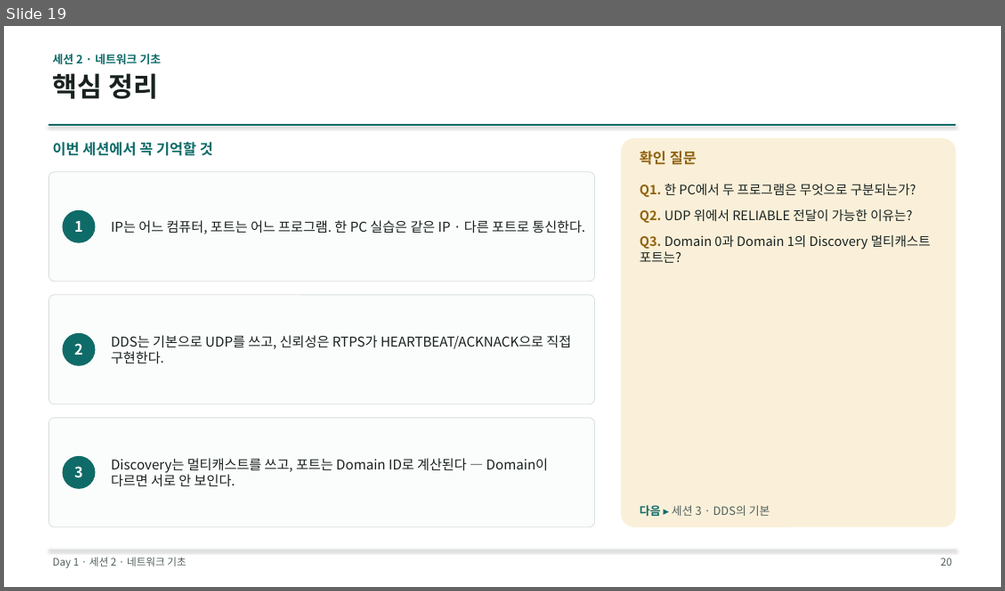
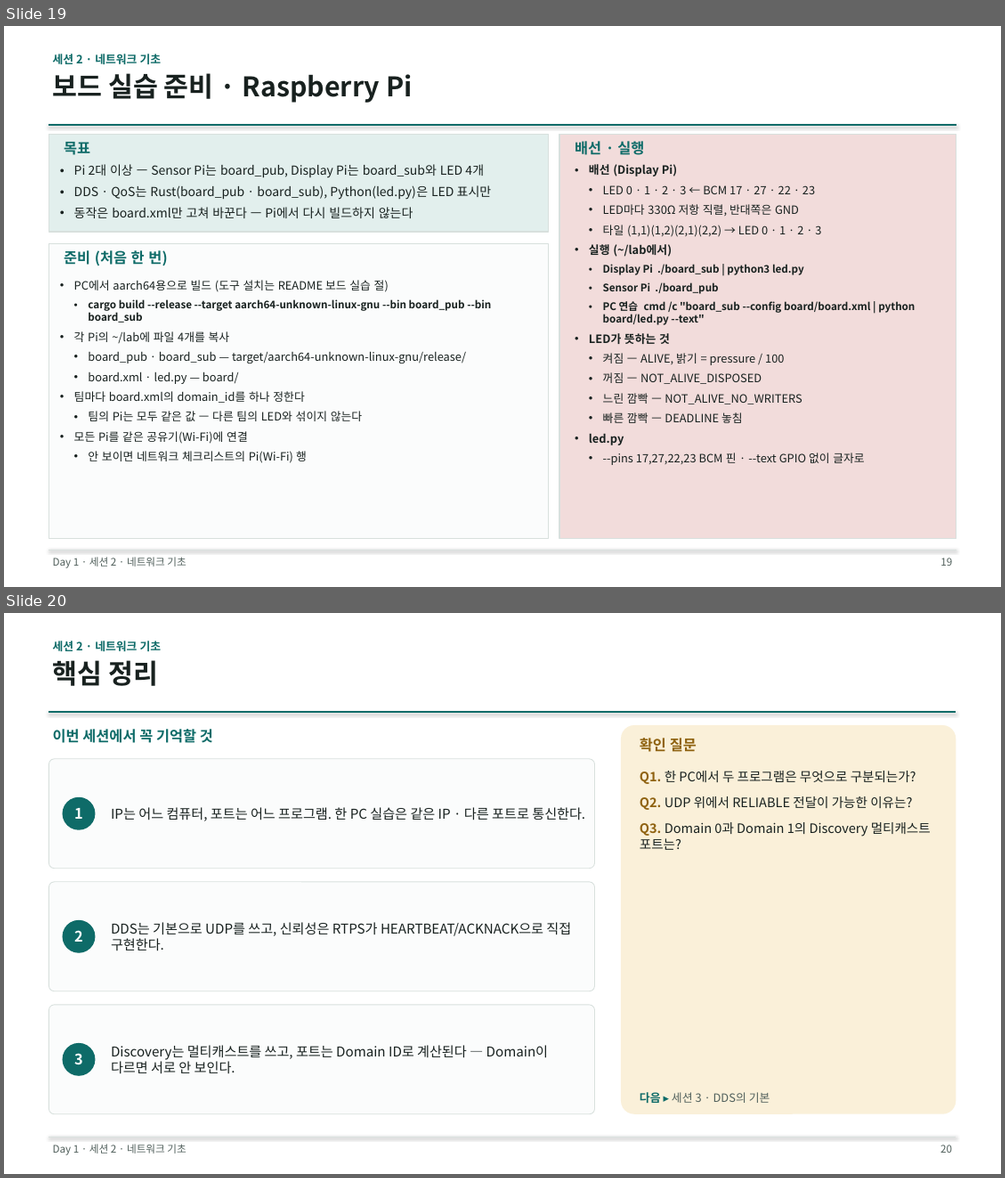
Before and after one commit to IntellectusCorp/int2DDS-lecture, a slide deck: int2dds-lecture-for-beginner.pptx. Shown one above the other, each under a label of ours: slide 19 before the commit, slides 19 and 20 after it. The pictures are 1005x591 and 1005x1178 pixels, drawn with LibreOffice and Linux fonts; fonts in the diff are those of the drawing. Boxes give left, top, right and bottom in pixels: in the first picture for what was removed or moved away, otherwise in the second. Text is boxed around its words. In the diff, an @@ line names an element or a change of style, - is before the commit and + after.

Commit message:
FEAT: Add Raspberry Pi board labs and remove C lab sources
- Add board_pub / board_sub, board.xml and led.py (LED display of instance state)
- Fetch int2DDS from the GitHub develop branch instead of a local path
- Remove the old C labs (dds-lecture-src)
- Update README and slides for the board labs

```diff
--- a/int2dds-lecture-for-beginner.pptx
+++ b/int2dds-lecture-for-beginner.pptx
@@ slide 19 added at (4, 26, 1001, 587), background #FFFFFF @@
@@ text added at (53, 73, 412, 103), 26 pt, text #18211F, bold @@
+보드 실습 준비 · Raspberry Pi
@@ text added at (53, 54, 162, 64), 11 pt, text #0E6B68, bold @@
+세션 2 · 네트워크 기초
@@ line added from (48, 125) to (956, 125), #0E6B68 1.5 pt @@
@@ rectangle added at (48, 135, 549, 232), fill #E2EFED, outline #D8E0DD 1 pt @@
@@ text added at (64, 142, 90, 155), 14 pt, text #0E6B68, bold @@
+목표
@@ rectangle added at (559, 135, 956, 539), fill #F2DCDB, outline #D8E0DD 1 pt @@
@@ text added at (574, 141, 644, 155), 14 pt, text #0E6B68, bold @@
+배선 · 실행
@@ text added at (74, 164, 492, 218), 12 pt, text #18211F @@
+• Pi 2대 이상 — Sensor Pi는 board_pub, Display Pi는 board_sub와 LED 4개
+• DDS · QoS는 Rust(board_pub · board_sub), Python(led.py)은 LED 표시만
+• 동작은 board.xml만 고쳐 바꾼다 — Pi에서 다시 빌드하지 않는다
@@ text added at (589, 164, 914, 465), 11 pt, text #18211F @@
+• 배선 (Display Pi)
+• LED 0 · 1 · 2 · 3 ← BCM 17 · 27 · 22 · 23
+• LED마다 330Ω 저항 직렬, 반대쪽은 GND
+• 타일 (1,1)(1,2)(2,1)(2,2) → LED 0 · 1 · 2 · 3
+• 실행 (~/lab에서)
+• Display Pi ./board_sub | python3 led.py
+• Sensor Pi ./board_pub
+• PC 연습 cmd /c "board_sub --config board/board.xml | python board/led.py --text"
+• LED가 뜻하는 것
+• 켜짐 — ALIVE, 밝기 = pressure / 100
+• 꺼짐 — NOT_ALIVE_DISPOSED
+• 느린 깜빡 — NOT_ALIVE_NO_WRITERS
+• 빠른 깜빡 — DEADLINE 놓침
+• led.py
+• --pins 17,27,22,23 BCM 핀 · --text GPIO 없이 글자로
@@ rectangle added at (48, 244, 549, 539), fill #FBFCFC, outline #D8E0DD 1 pt @@
@@ text added at (64, 250, 167, 265), 14 pt, text #0E6B68, bold @@
+준비 (처음 한 번)
@@ text added at (74, 280, 491, 463), 11 pt, text #18211F @@
+• PC에서 aarch64용으로 빌드 (도구 설치는 README 보드 실습 절)
+• cargo build --release --target aarch64-unknown-linux-gnu --bin board_pub --bin board_sub
+• 각 Pi의 ~/lab에 파일 4개를 복사
+• board_pub · board_sub — target/aarch64-unknown-linux-gnu/release/
+• board.xml · led.py — board/
+• 팀마다 board.xml의 domain_id를 하나 정한다
+• 팀의 Pi는 모두 같은 값 — 다른 팀의 LED와 섞이지 않는다
+• 모든 Pi를 같은 공유기(Wi-Fi)에 연결
+• 안 보이면 네트워크 체크리스트의 Pi(Wi-Fi) 행
@@ line added from (48, 549) to (956, 549), #D8E0DD 0.75 pt @@
@@ text added at (53, 556, 186, 568), 10 pt, text #51605C @@
+Day 1 · 세션 2 · 네트워크 기초
@@ page number added at (940, 557, 952, 565), 10 pt, text #51605C @@
+19
@@ what was slide 19 is now slide 20 @@
```
Also in this commit, not shown: 10 slides changed, 3 other slides added, 43 other files.
